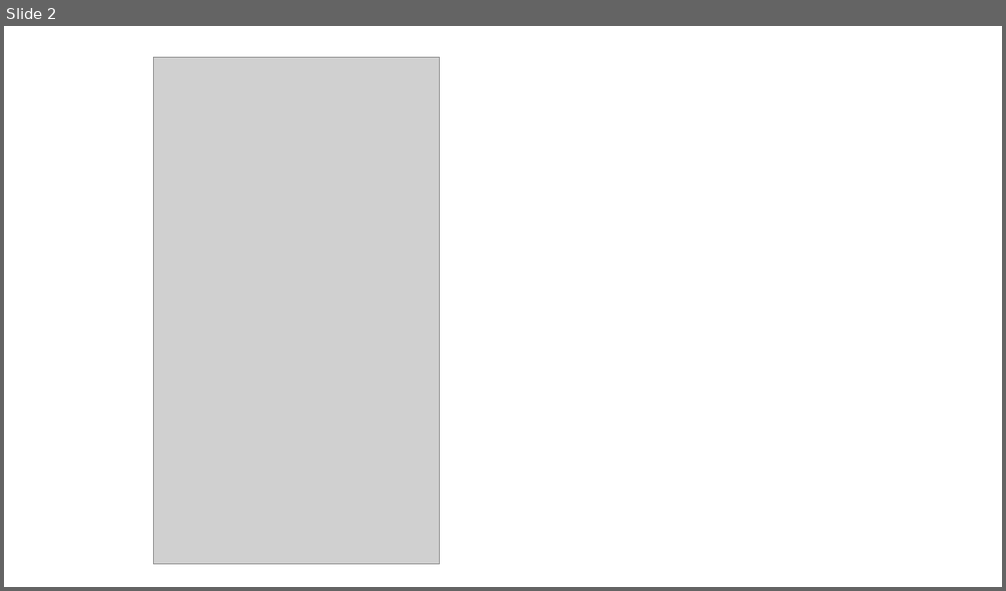
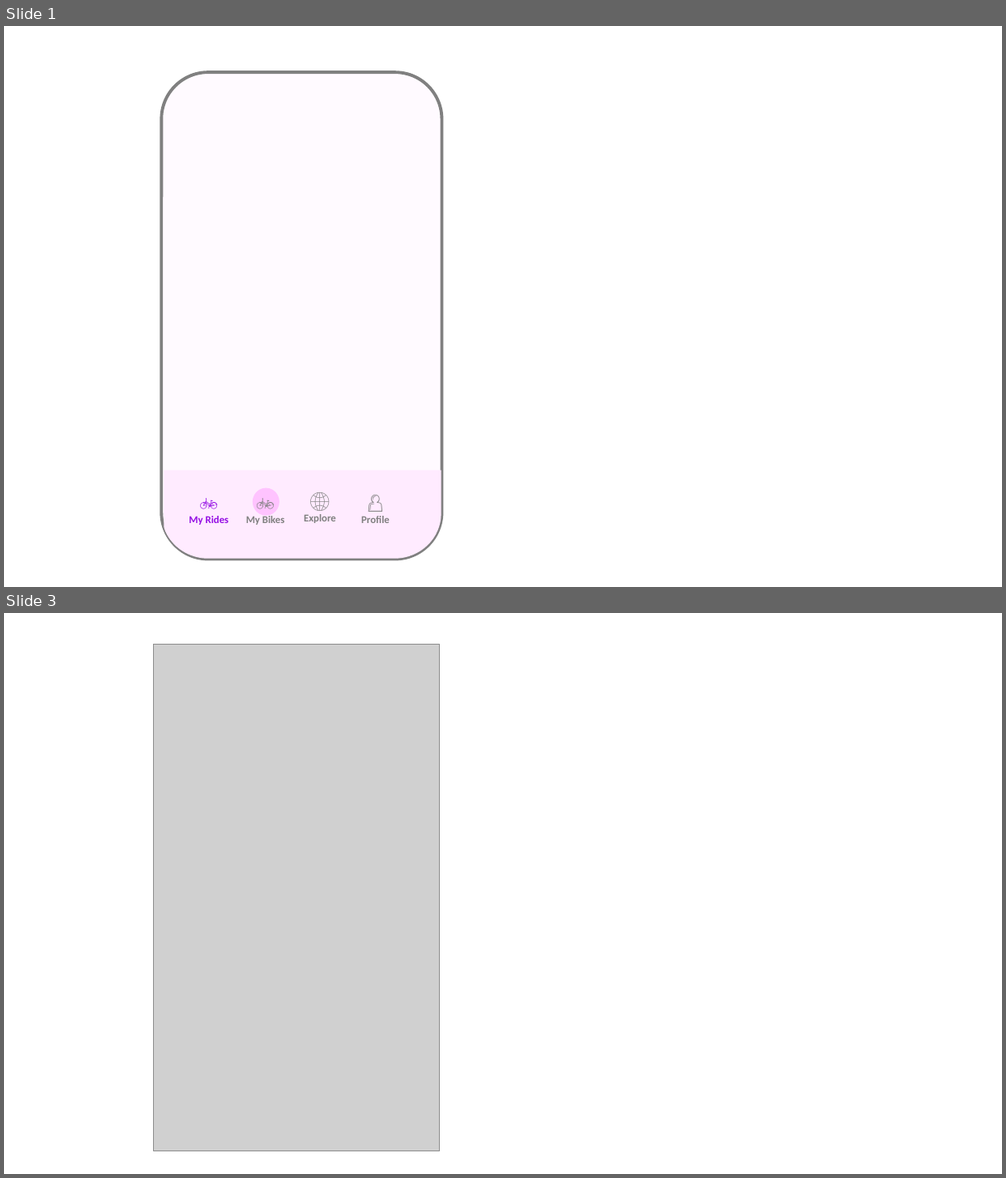
Before and after one commit to anodiamadmin/Micro2Move, a slide deck: RefDocs/RoughWireframeScreens.pptx. Shown one above the other, each under a label of ours: slide 2 before the commit, slides 1 and 3 after it; the slides between them are not shown. The pictures are 1006x591 and 1006x1178 pixels, drawn with LibreOffice and Linux fonts; fonts in the diff are those of the drawing; grey boxes stand for pictures. Boxes give left, top, right and bottom in pixels: in the first picture for what was removed or moved away, otherwise in the second. Text is boxed around its words. In the diff, an @@ line names an element or a change of style, - is before the commit and + after.

```diff
--- a/RefDocs/RoughWireframeScreens.pptx
+++ b/RefDocs/RoughWireframeScreens.pptx
@@ slide 1 added at (x1=4, y1=26, x2=1002, y2=587), background #FFFFFF @@
@@ rounded rectangle added at (x1=161, y1=72, x2=442, y2=560), fill #FFFAFF, outline #808080 3 pt @@
@@ freeform shape added at (x1=164, y1=471, x2=441, y2=559), fill #FFEBFF @@
@@ ellipse added at (x1=253, y1=489, x2=279, y2=516), fill #FFC3FF @@
@@ text added at (x1=189, y1=516, x2=229, y2=525), 10 pt, text #9510E4, bold @@
+🚲
+My Rides
@@ text added at (x1=246, y1=516, x2=285, y2=525), 10 pt, text #808080, bold @@
+🚲
+My Bikes
@@ text added at (x1=304, y1=514, x2=336, y2=523), 10 pt, text #808080, bold @@
+🌐
+Explore
@@ text added at (x1=361, y1=516, x2=390, y2=523), 10 pt, text #808080, bold @@
+👤
+Profile
@@ what was slide 2 is now slide 3 @@
```
Also in this commit, not shown: 5 other files.
